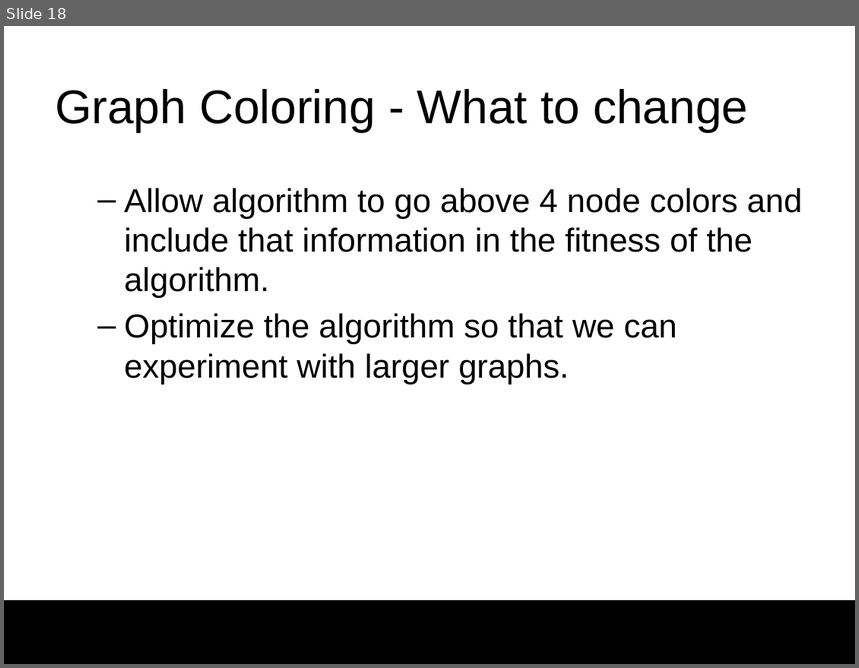
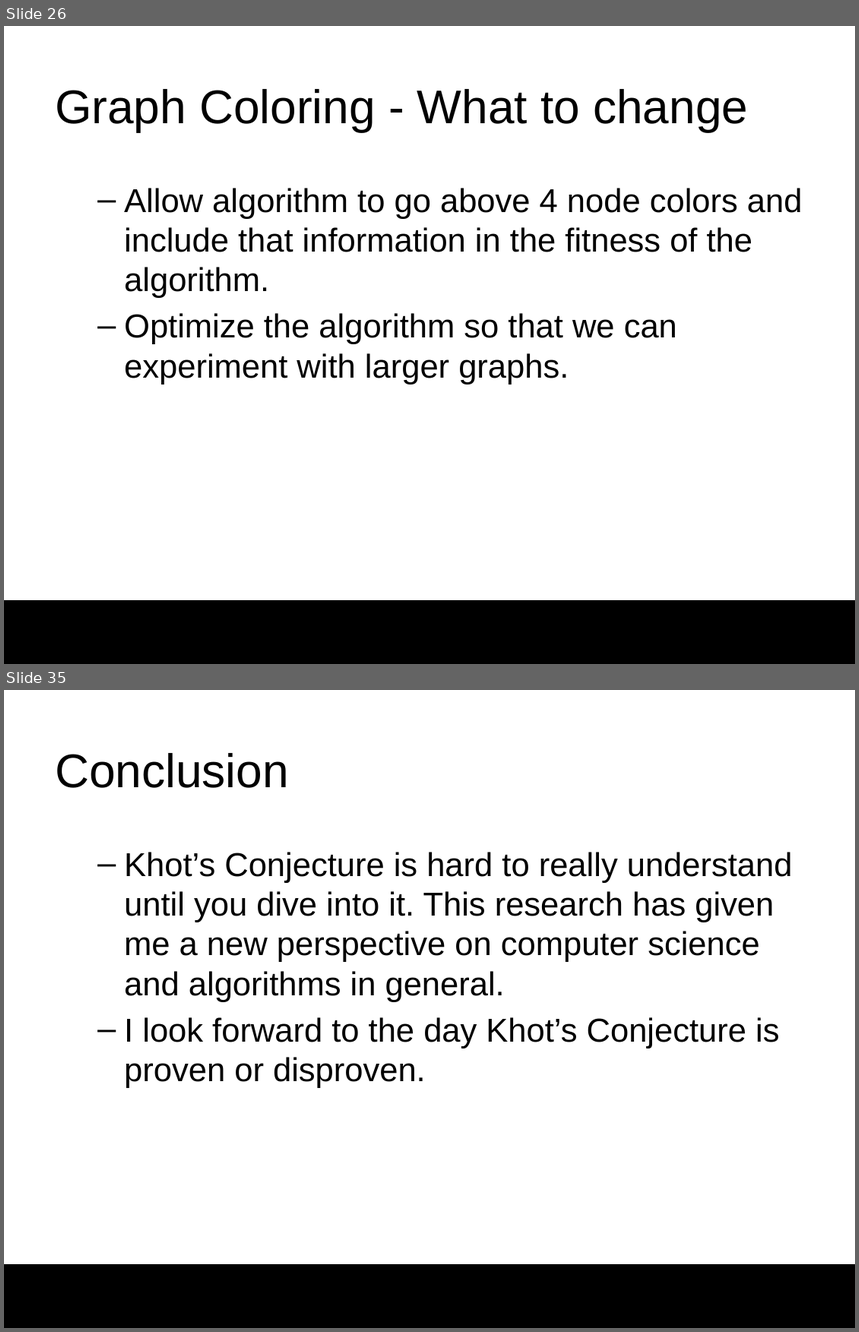
Before and after one commit to darrare/MS-Thesis, a slide deck: Documentation/Presentation.pptx. Shown one above the other, each under a label of ours: slide 18 before the commit, slides 26 and 35 after it; the slides between them are not shown. The pictures are 859x668 and 859x1332 pixels, drawn with LibreOffice and Linux fonts; fonts in the diff are those of the drawing; background and template pictures are left out. Boxes give left, top, right and bottom in pixels: in the first picture for what was removed or moved away, otherwise in the second. Text is boxed around its words. In the diff, an @@ line names an element or a change of style, - is before the commit and + after.

```diff
--- a/Documentation/Presentation.pptx
+++ b/Documentation/Presentation.pptx
@@ slide 35 added at <box>4,690,855,1328</box>, background #FFFFFF; not listed: 1 template element that a slide beside it also shows @@
@@ title added at <box>55,753,289,788</box>, 40 pt, text #000000 @@
+Conclusion
@@ text added at <box>124,852,793,1088</box>, 28 pt, text #000000 @@
+  – Khot’s Conjecture is hard to really understand until you dive into it. This research has given me a new perspective on computer science and algorithms in general.
+  – I look forward to the day Khot’s Conjecture is proven or disproven.
@@ what was slide 18 is now slide 26 @@
```
Also in this commit, not shown: 12 slides changed, 15 other slides added, 1 slide removed, 2 other files.
